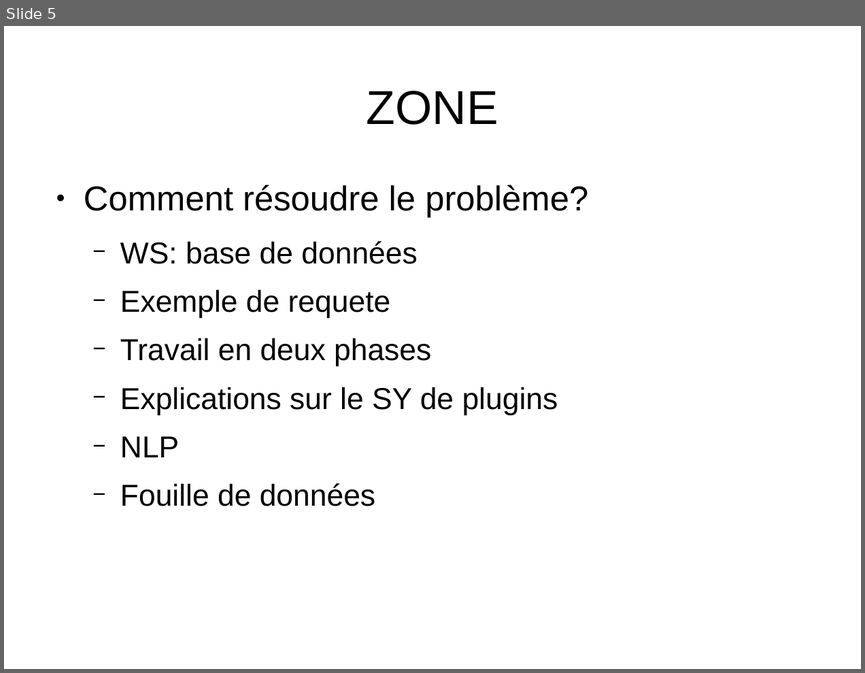
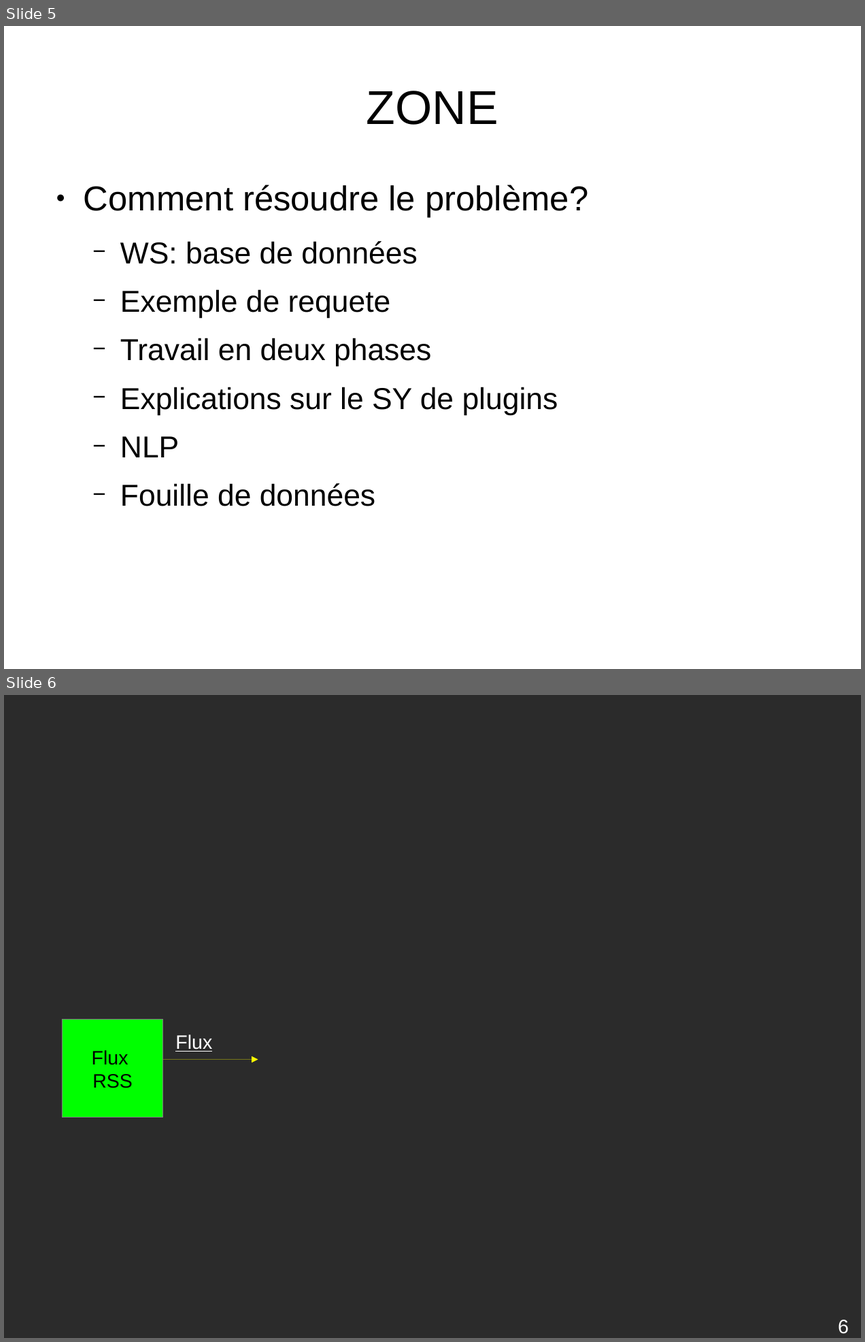
Before and after one commit to descl/ZONE, a slide deck: docs/presentationINRIA1.odp. Shown one above the other, each under a label of ours: slide 5 before the commit, slides 5 and 6 after it. The pictures are 865x673 and 865x1342 pixels, drawn with LibreOffice and Linux fonts; fonts in the diff are those of the drawing; background and template pictures are left out; a plain dark background stands for a picture behind light text. Boxes give left, top, right and bottom in pixels: in the first picture for what was removed or moved away, otherwise in the second. Text is boxed around its words. In the diff, an @@ line names an element or a change of style, - is before the commit and + after.

```diff
--- a/docs/presentationINRIA1.odp
+++ b/docs/presentationINRIA1.odp
@@ slide 6 added at [4, 695, 861, 1338], background picture (left out) @@
@@ rectangle added at [62, 1019, 163, 1117], fill #00FF00, outline #808080 0 pt, 18 pt, text #000000 @@
+Flux
+RSS
@@ text added at [175, 1034, 212, 1051], 18 pt, text #FFFFFF, underline @@
+Flux
@@ arrow added from (151, 1059) to (258, 1059), #FFFF00 0 pt @@
@@ page number added at [838, 1319, 849, 1334], 18 pt, text #FFFFFF @@
+6
```
Also in this commit, not shown: 4 slides changed, 15 other slides added.
